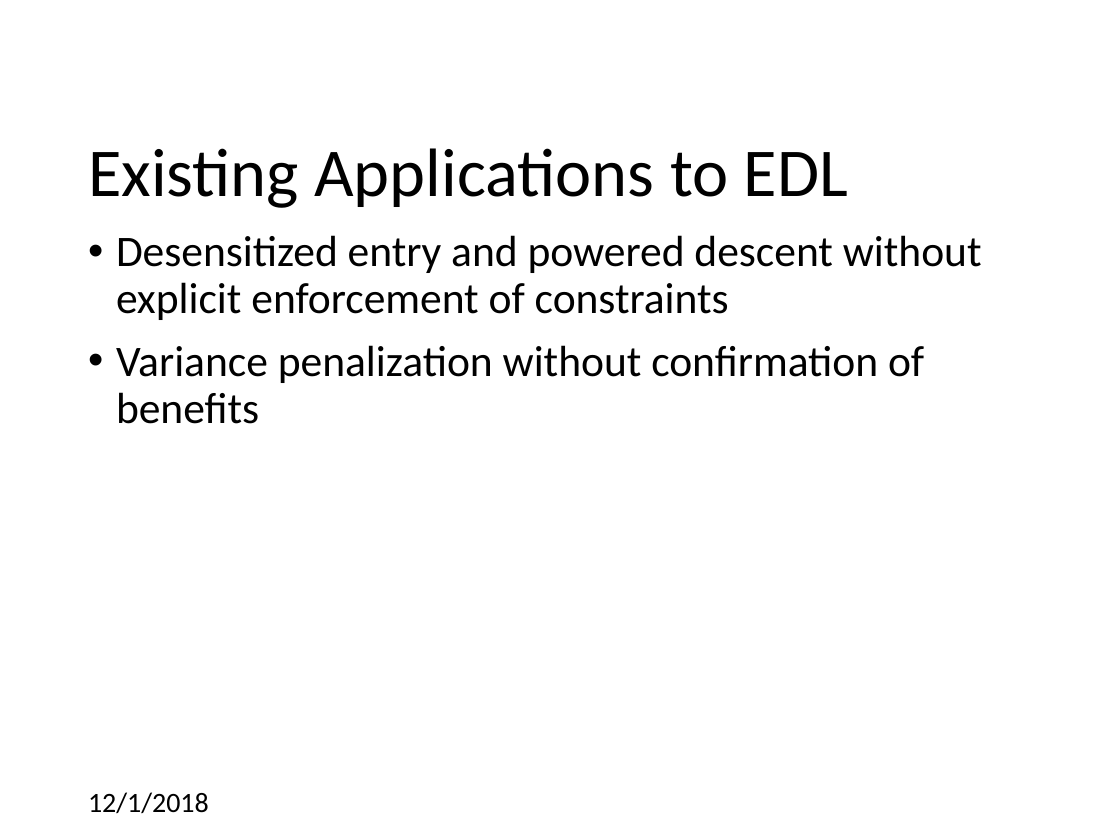
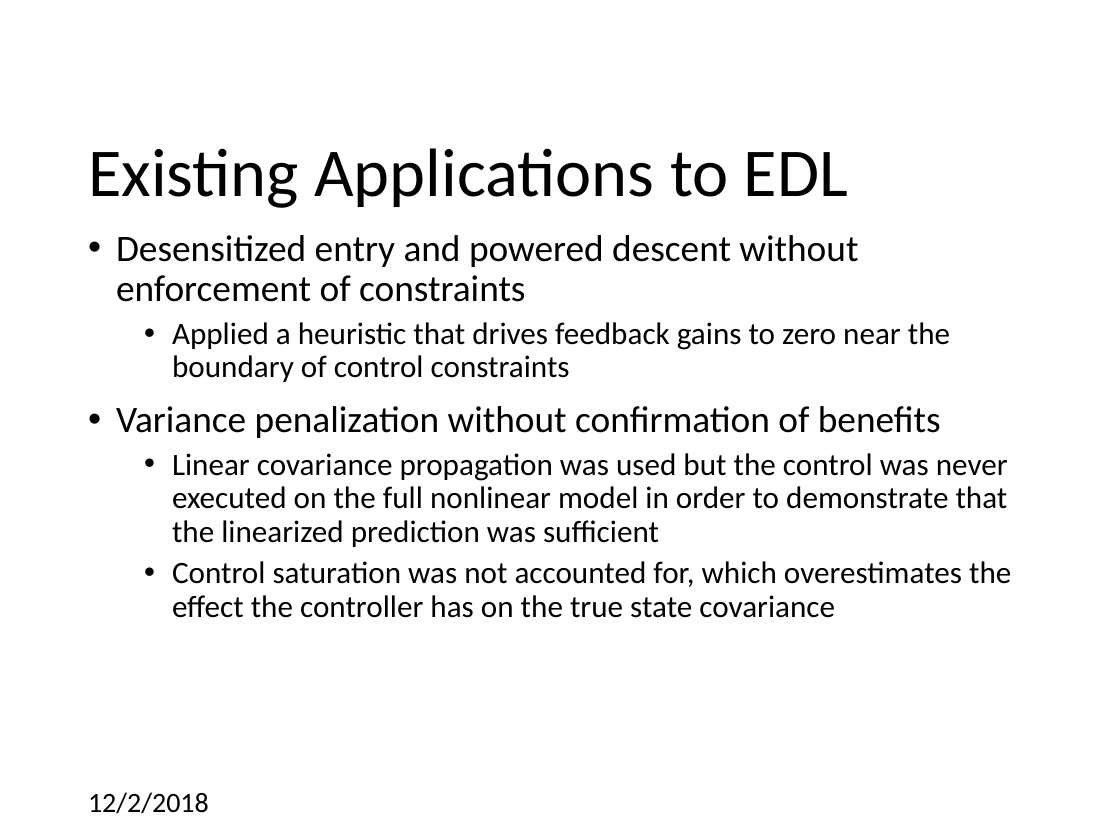
Before and after one commit to CDNoyes/EDL-Py, a slide deck: slide 13 of Documents/Qual Exam.pptx (slide 14 before the commit). Drawn at 1120x840 pixels with LibreOffice and Linux fonts; fonts in the diff are those of the drawing; background and template pictures are left out. Boxes give left, top, right and bottom in pixels: in the first picture for what was removed or moved away, otherwise in the second. Text is boxed around its words. In the diff, an @@ line names an element or a change of style, - is before the commit and + after.

```diff
--- a/Documents/Qual Exam.pptx
+++ b/Documents/Qual Exam.pptx
@@ text at box(116, 235, 950, 382): text changed; size 28 to 20 pt @@
-• Desensitized entry and powered descent without explicit enforcement of constraints
+• Desensitized entry and powered descent without enforcement of constraints
+  • Applied a heuristic that drives feedback gains to zero near the boundary of control constraints
@@ text at box(116, 406, 941, 438): size 28 to 24 pt in "Variance penalization without confirmation of benefits" @@
@@ text at box(172, 453, 1011, 618): paragraphs added @@
+  • Linear covariance propagation was used but the control was never executed on the full nonlinear model in order to demonstrate that the linearized prediction was sufficient
+  • Control saturation was not accounted for, which overestimates the effect the controller has on the true state covariance
@@ text at box(88, 792, 209, 814): text changed @@
-12/1/2018
+12/2/2018
```
Also in this commit, not shown: 38 other slides changed, 6 slides added, 1 slide removed.
